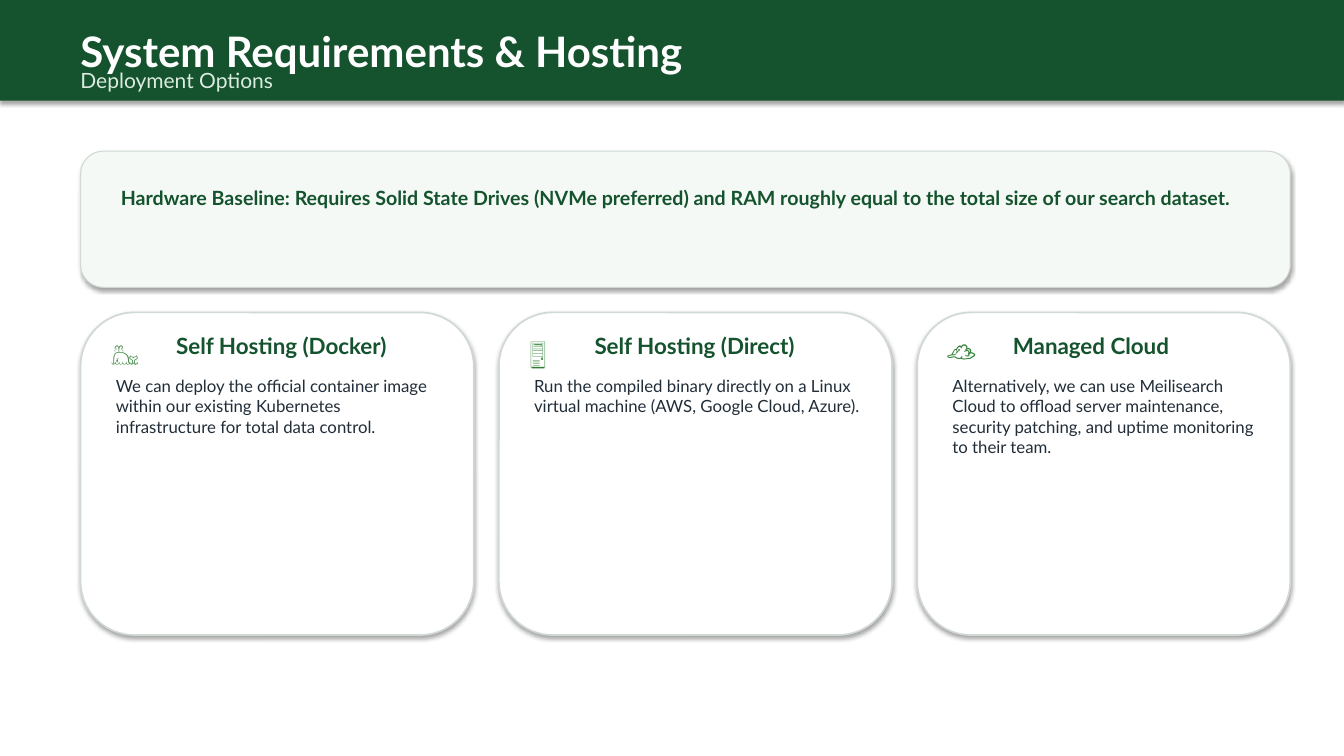
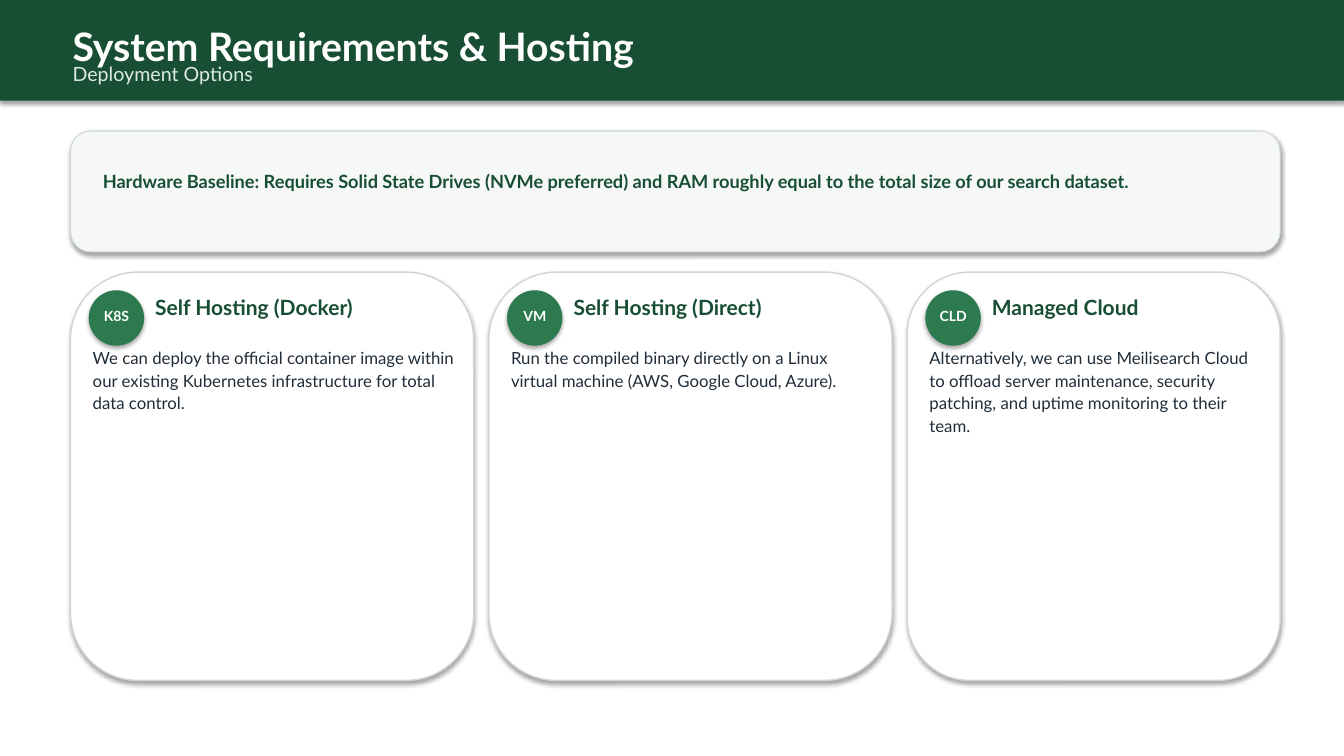
Before and after one commit to DARREN-2000/temporary, a slide deck: slide 6 of Olam_Agri_Meilisearch_Executive_Pitch.pptx. Drawn at 1344x756 pixels with LibreOffice and Linux fonts; fonts in the diff are those of the drawing. Boxes give left, top, right and bottom in pixels: in the first picture for what was removed or moved away, otherwise in the second. Text is boxed around its words. In the diff, an @@ line names an element or a change of style, - is before the commit and + after.

```diff
--- a/Olam_Agri_Meilisearch_Executive_Pitch.pptx
+++ b/Olam_Agri_Meilisearch_Executive_Pitch.pptx
@@ rectangle at (0, 0, 1344, 101): fill #14532D to #184E34 @@
@@ text "System Requirements & Hosting" at (73, 32, 634, 69): size 30 to 28 pt; line spacing 1 to 1.12 @@
@@ text "Deployment Options" at (73, 65, 253, 85): size 15 to 14 pt, text colour #DCEBE0 to #DDEAE2; line spacing 1 to 1.12 @@
@@ rounded rectangle: place and size @@
-rounded rectangle at (81, 151, 1291, 287)
+rounded rectangle at (71, 131, 1280, 252)
@@ rounded rectangle at (71, 131, 1280, 252): fill #F5F9F6 to #F5F8F6; outline #D0D9D2 0.75 pt to #CED8D1 0.75 pt @@
@@ text "Hardware Baseline: Requires Solid State ...": place and size @@
-text "Hardware Baseline: Requires Solid State ..." at (121, 190, 1230, 209)
+text "Hardware Baseline: Requires Solid State ..." at (103, 174, 1129, 192)
@@ text "Hardware Baseline: Requires Solid State ..." at (103, 174, 1129, 192): size 14 to 13 pt, text colour #14532D to #184E34; line spacing 1 to 1.12 @@
@@ rounded rectangle: place and size @@
-rounded rectangle at (81, 313, 474, 635)
+rounded rectangle at (71, 272, 474, 681)
@@ text in ellipse at (89, 290, 144, 346): text removed @@
-🐳
@@ ellipse: place and size @@
-ellipse at (101, 331, 161, 371)
+ellipse at (89, 290, 144, 346)
@@ ellipse at (89, 290, 144, 346): fill none to #2C7A4E; shadow on @@
@@ size 16 to 15 pt, text colour #14532D to #184E34; line spacing 1 to 1.12 in 3 elements at (992, 299, 1139, 319), (574, 298, 761, 319), (155, 298, 353, 319) @@
@@ text "Self Hosting (Docker)": place and size @@
-text "Self Hosting (Docker)" at (176, 336, 387, 358)
+text "Self Hosting (Docker)" at (155, 298, 353, 319)
@@ rounded rectangle: place and size @@
-rounded rectangle at (499, 313, 892, 635)
+rounded rectangle at (489, 272, 892, 681)
@@ ellipse added at (507, 290, 563, 346), fill #2C7A4E @@
@@ text "Self Hosting (Direct)": place and size @@
-text "Self Hosting (Direct)" at (595, 336, 795, 358)
+text "Self Hosting (Direct)" at (574, 298, 761, 319)
@@ outline #D0D9D2 1.2 pt to #CED8D1 1 pt in 3 elements at (71, 272, 474, 681), (489, 272, 892, 681), (907, 272, 1280, 681) @@
@@ rounded rectangle: place and size @@
-rounded rectangle at (918, 313, 1291, 635)
+rounded rectangle at (907, 272, 1280, 681)
@@ ellipse added at (926, 290, 981, 346), fill #2C7A4E @@
@@ text "Managed Cloud": place and size @@
-text "Managed Cloud" at (1013, 337, 1169, 358)
+text "Managed Cloud" at (992, 299, 1139, 319)
@@ text added at (104, 310, 129, 321), 10 pt, text #FFFFFF, bold @@
+K8S
@@ text added at (523, 311, 546, 321), 10 pt, text #FFFFFF, bold @@
+VM
@@ text added at (940, 311, 967, 321), 10 pt, text #FFFFFF, bold @@
+CLD
@@ text "We can deploy the official ...": place and size @@
-text "We can deploy the official ..." at (116, 379, 427, 433)
+text "We can deploy the official ..." at (93, 351, 454, 409)
@@ text "Run the compiled binary directly ...": place and size @@
-text "Run the compiled binary directly ..." at (534, 379, 859, 415)
+text "Run the compiled binary directly ..." at (511, 351, 836, 390)
@@ text removed at (519, 331, 580, 371) @@
-🖥
@@ line spacing 1 to 1.12 in 3 elements at (93, 351, 454, 409), (511, 351, 836, 390), (929, 351, 1248, 432) @@
@@ text "Alternatively, we can use Meilisearch ...": place and size @@
-text "Alternatively, we can use Meilisearch ..." at (952, 379, 1253, 453)
+text "Alternatively, we can use Meilisearch ..." at (929, 351, 1248, 432)
@@ text removed at (938, 331, 998, 371) @@
-☁
```
Also in this commit, not shown: 7 other slides changed.
